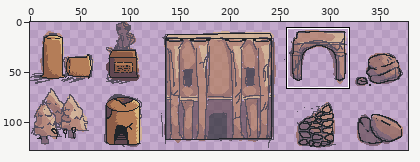
One commit to this sprite sheet: Assets/Sprites/buildings.png. Above, an overview of the earlier version with the close-up marked.
Close-up. Before:
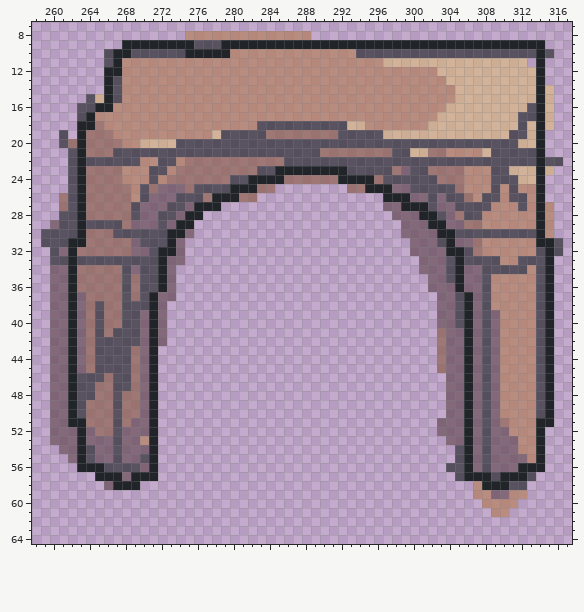
The file is 384x128 pixels. Shown: x 258..317, y 7..64. The wide view leaves out empty margins. The commit also changed other parts of the picture, which this record leaves out.
Once edited:
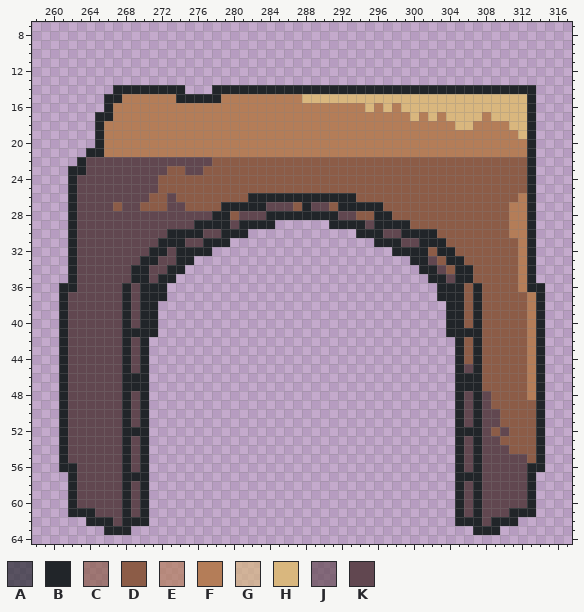
Palette (. is transparent): A #212529a8  B #212529  C #8c5c47a8  D #8c5c47  E #b47d58a8  F #b47d58  G #d9b77ea8  H #d9b77e  J #614750a8  K #614750
What changed:
Changed rows in their new state; - is an unchanged pixel.
first column x 259:
 8 ----------------..............----------------------------
 9 ---------...............................................--
10 -------..................................................-
11 -------...............................................-.--
12 -------.................................................--
13 -------.................................................--
14 -------.BBBBBBBB...BBBBBBBBBBBBBBBBBBBBBBBBBBBBBBBBBBBB..-
15 -----..-BFFFFFFBBBBBFFFFFFFFFHHHHHHHHHHHHHHHHHHHHHHHHHB..-
16 ----...-FFFFFFFFFFFFFFFFFFFFFFFFFFFFHFHFHHHHHHHHHHHHHHB..-
17 ----..BBFFFFFFFFFFFFFFFFFFFFFFFFFFFFFFFFFHFHFHHHHFHHHHB..-
18 ----..BFFFFFFFFFFFFFFFFFFFFFFFFFFFFFFFFFFFFFFFHHFFFFHHB..-
19 --.-..BFFFFFFFFFFFFFFFFFFFFFFFFFFFFFFFFFFFFFFFFFFFFFFHB.--
20 --....BFFFFFFFFFFFFFFFFFFFFFFFFFFFFFFFFFFFFFFFFFFFFFFFB.--
21 ---..BBFFFFFFFFFFFFFFFFFFFFFFFFFFFFFFFFFFFFFFFFFFFFFFFB.--
22 ---.-KKKKKKKKKKKKKKDDDDDDDDDDDDDDDDDDDDDDDDDDDDDDDDDDDB...
23 ---B-KKKKKKKKKDDKKDDDDDDDDDDDDDDDDDDDDDDDDDDDDDDDDDDDDB..-
24 ---BKKKKKKKKKDDDDDDDDDDDDDDDDDDDDDDDDDDDDDDDDDDDDDDDDDB.--
25 ---BKKKKKKKKKDDDDDDDDDDDDDDDDDDDDDDDDDDDDDDDDDDDDDDDDDB.--
26 --.BKKKKKKKKDDKDDDDDDDDBBBBBBBBBBBBDDDDDDDDDDDDDDDDDDFB.--
27 --.BKKKKDKKDDDKKDDDDBBBBBKKKDBKKDBBBBBDDDDDDDDDDDDDDFFB..-
28 --.BKKKKKKKKKKKKKKKBBDKKKBBBBBBBBKKDDBBDDDDDDDDDDDDDFFB..-
29 -..BKKKKKKKKKKKKKBBBBKBBBB------BBBBKBBBBDDDDDDDDDDDFFB..-
30 ...BKKKKKKKKKK--BBKKBBB------------BBBKKBBBBDDDDDDDDFFB..-
31 ...-KKKKKKKKKB-BKKBBB----------------BBBKKBBBDDDDDDDDFB...
32 -..-KKKKKKKKB-KBBBB--------------------BBBBDB-DDDDDDDFB...
33 -..-KKKKKKKBBKKBB------------------------BBKDB-DDDDDDFB..-
34 -..-KKKKKKBBKKBB--------------------------BBKD-BDDDDDFB..-
35 -..-KKKKKKBBK-B----------------------------BBK-BDDDDDFB..-
36 -.B-KKKKKBKBB-.----------------------------.BB-DBDDDDFBB.-
37 -.BKKKKKKBKB-B.-----------------------------BBBDBDDDDDFB.-
38 -.BKKKKKKBKB-.------------------------------.BBDBDDDDDFB.-
39 -.BKKKKKKBKB-.------------------------------.BBDBDDDDDFB.-
40 -.BKKKKKKBKB-.------------------------------.BBDBDDDDDFB.-
41 -.BKKKKKKBBB-.------------------------------.BB-BDDDDDFB.-
42 -.BKKKKKKBKB..------------------------------..BDBDDDDDFB.-
43 -.BKKKKKKBKB.-------------------------------..BDBDDDDDFB.-
44 -.BKKKKKKBKB.-------------------------------..BDBDDDDDFB.-
45 -.BKKKKKKBKB.-------------------------------..BKBDDDDDFB.-
46 -.BKKKKKKBBB.--------------------------------.B-BDDDDDFB.-
47 -.BKKKKKKBBB.--------------------------------.B-BDDDDDFB.-
48 -.BKKKKKKBKB.--------------------------------.BKBKDDDDFB.-
49 -.BKKKKKKBKB.--------------------------------.BKBKDDDDDB.-
50 -.BKKKKKKBKB.--------------------------------.BKBKKDDDDB.-
51 -.BKKKKKKBKB.-------------------------------..BKBKKDDDD-.-
52 -.BKKKKKKBBB.-------------------------------..B-BKDKDDD---
53 -.BKKKKKKBKB.--------------------------------.BKBKKDDDD---
54 --BKKKKKKBKB.---------------------------------BKBKKKDDD---
55 --BKKKKKKBKB.---------------------------------BKBKKKKKD---
56 --BBKKKKKBKB.--------------------------------.BKBKKKKK----
57 ---BKKKKKB--.---------------------------------B--KKKKKB---
58 ---BKKKKK-KB----------------------------------BKBKKKKKB---
59 ---BKKKKKBKB----------------------------------BKBKKKKKB---
60 ---BKKKKKBKB----------------------------------BKBKKKKKB---
61 ---BBBKKKBKB----------------------------------BKBKKKBBB---
62 -----BBBKBBB----------------------------------BBBKBBB-----
63 -------BBB--------------------------------------BBB-------
Boxes around the changes in both close-ups, in picture pixels (x1, y1, x2, y2):
changed: (41, 31, 563, 535)
